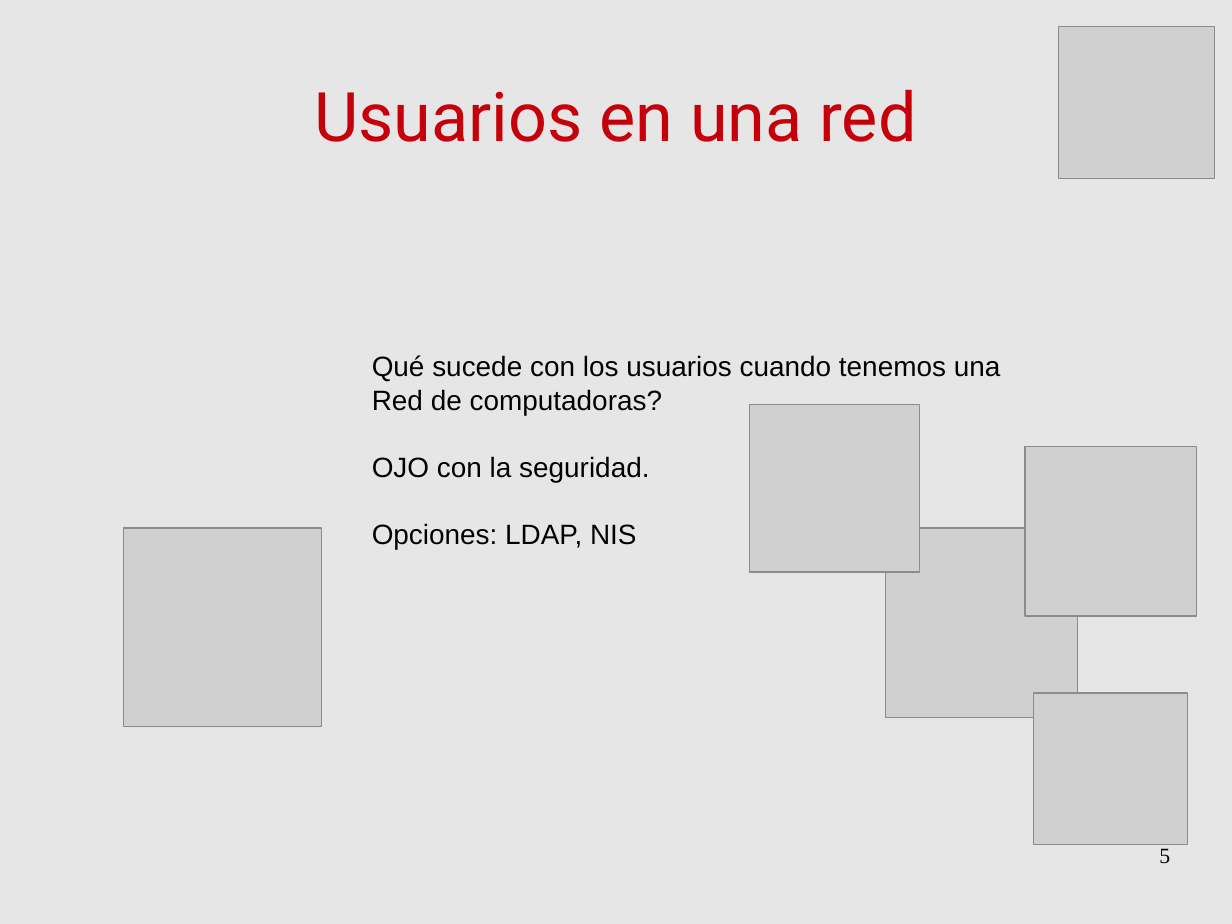
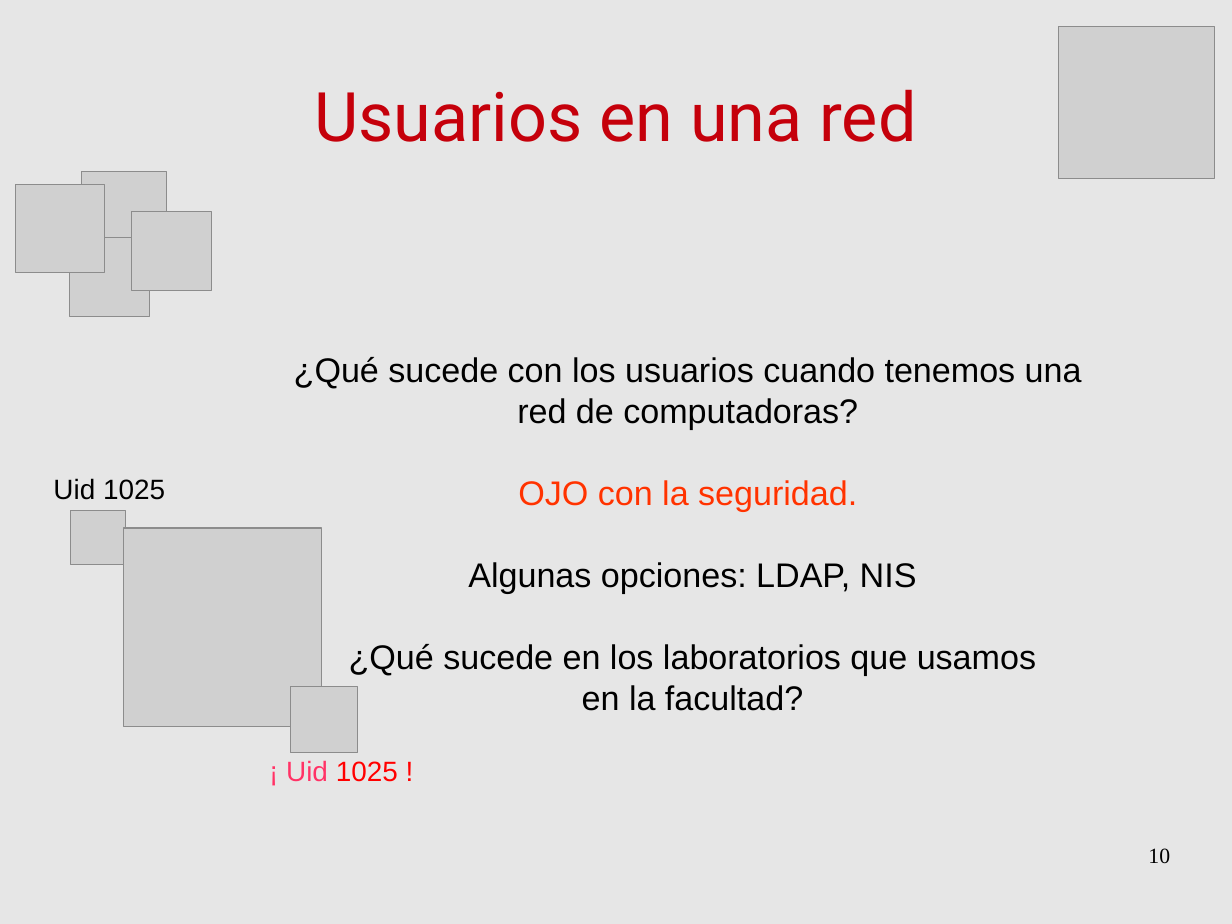
Before and after one commit to niniadcobre/iadmin, a slide deck: slide 10 of clases/IntroAdmin_clase7.odp (slide 5 before the commit). Drawn at 1232x924 pixels with LibreOffice and Linux fonts; fonts in the diff are those of the drawing; grey boxes stand for pictures. Boxes give left, top, right and bottom in pixels: in the first picture for what was removed or moved away, otherwise in the second. Text is boxed around its words. In the diff, an @@ line names an element or a change of style, - is before the commit and + after.

Commit message:
clase 7 usuarios final

```diff
--- a/clases/IntroAdmin_clase7.odp
+++ b/clases/IntroAdmin_clase7.odp
@@ picture: place and size @@
-picture at bbox=[1034, 693, 1188, 845]
+picture at bbox=[82, 171, 167, 255]
@@ picture added at bbox=[16, 184, 105, 273] @@
@@ picture: place and size @@
-picture at bbox=[750, 405, 920, 572]
+picture at bbox=[69, 238, 150, 318]
@@ picture added at bbox=[131, 211, 211, 291] @@
@@ text "¿Qué sucede con los usuarios ...": place and size @@
-text "¿Qué sucede con los usuarios ..." at bbox=[372, 355, 1001, 549]
+text "¿Qué sucede con los usuarios ..." at bbox=[294, 357, 1082, 711]
@@ text at bbox=[294, 357, 1082, 430]: text changed; size 18 to 22 pt @@
-Qué sucede con los usuarios cuando tenemos una
-Red de computadoras?
+¿Qué sucede con los usuarios cuando tenemos una
+red de computadoras?
@@ text added at bbox=[53, 478, 165, 500], 18 pt, text #000000 @@
+Uid 1025
@@ text at bbox=[518, 480, 857, 512]: size 18 to 22 pt, text colour #000000 to #FF3300 in "OJO con la seguridad."; alignment left to centre @@
@@ picture: place and size @@
-picture at bbox=[887, 528, 1079, 717]
+picture at bbox=[70, 511, 125, 566]
@@ text at bbox=[349, 562, 1036, 711]: text changed; size 18 to 22 pt @@
-Opciones: LDAP, NIS
+Algunas opciones: LDAP, NIS
+¿Qué sucede en los laboratorios que usamos
+en la facultad?
@@ picture: place and size @@
-picture at bbox=[1025, 447, 1197, 617]
+picture at bbox=[291, 686, 358, 752]
@@ text added at bbox=[286, 760, 398, 782], 18 pt, text #FF0000 @@
+¡ Uid 1025 !
@@ page number at bbox=[1148, 848, 1170, 864]: text changed @@
-5
+10
```
Also in this commit, not shown: 6 other slides changed, 3 slides added, 1 slide removed.
